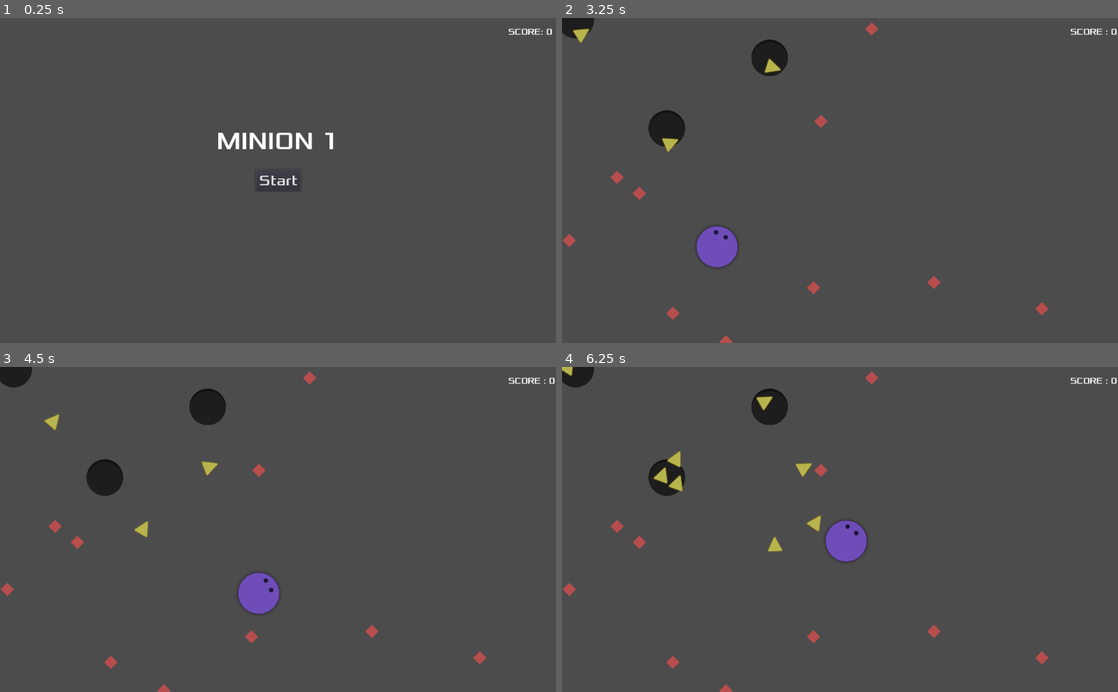
Above: before the commit, frames 1-4 (two rows, left to right).
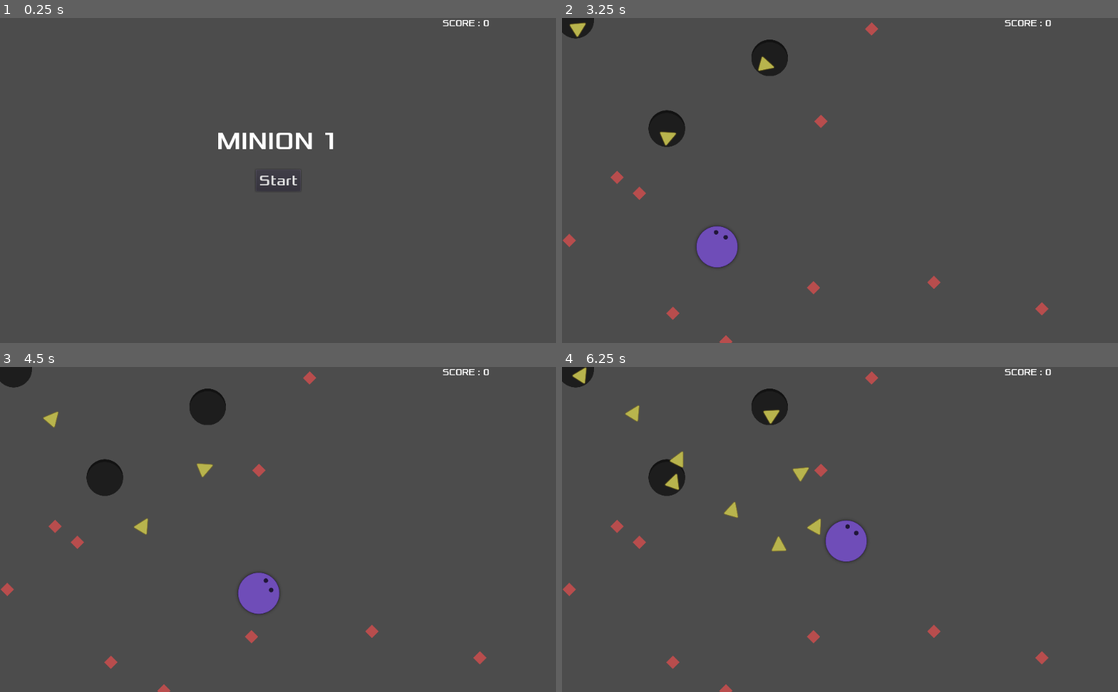
Above: after the commit, the same moments.

Repository: oxscar93/juego-godot-1
Game: Godot game, scene res://Main.tscn
Two runs of this game, one before a commit and one after it. Both use one fixed random seed, a clock stepped at 60 frames per second and the inputs below.
Inputs (mouse positions are in pixels of both pictures, inside the frame that each line leads up to):
- Up to frame 1 (0.25 s): no input
- Up to frame 2 (3.25 s): click "Start" at 0.5 s; tap Enter at 1.25, 2.75 s; move the mouse to (962, 164) at 1.27 s; press the mouse at (962, 164) at 1.28 s; tap Space (ui_select) at 1.52, 2, 2.27 s; move the mouse to (728, 196) at 2.02 s; release the mouse at (728, 196) at 2.03 s; click (728, 196) at 2.1 s; move the mouse to (895, 109) at 2.77 s; press the mouse at (895, 109) at 2.78 s
- Up to frame 3 (4.5 s): move the mouse to (250, 594) at 3.52 s; release the mouse at (250, 594) at 3.53 s; click (250, 594) at 3.6 s; tap Space (ui_select) at 3.77 s; move the mouse to (444, 578) at 4.27 s; press the mouse at (444, 578) at 4.28 s
- Up to frame 4 (6.25 s): tap Space (ui_select) at 4.52, 5.27 s; move the mouse to (673, 480) at 5.02 s; release the mouse at (673, 480) at 5.03 s; click (673, 480) at 5.1 s; move the mouse to (867, 529) at 5.77 s; press the mouse at (867, 529) at 5.78 s

The runs differ from the first frame. In frame 1, 0.2% of the frame differs, in the area x 79-100%, y 0-6%; in frame 2, 0.5%; in frame 3, 0.4%; in frame 4, 1.0%, in the area x 0-100%, y 0-57%.

Commit message:
ajustes y refactors

Diff:
--- a/Circle.gd
+++ b/Circle.gd
@@ -1,4 +1,4 @@
-extends KinematicBody2D
+extends Area2D
 
 signal onPlayerDefeated
 
@@ -34,9 +34,10 @@
 	velocity.rotated(rotation)
 
 	if (target - position).length() > 5 and currentState == State.NORMAL:
-		move_and_slide(velocity)
+		position += velocity * delta
 	elif (currentState == State.DASH):
-		move_and_slide((target - position).normalized() * speed * 3)
+		position += (target - position).normalized() * speed * 3 * delta
+
 
 func kill():
 	emit_signal('onPlayerDefeated')
--- a/Circle.tscn
+++ b/Circle.tscn
@@ -5,7 +5,7 @@
 
 [sub_resource type="RectangleShape2D" id=1]
 
-[node name="Circle" type="KinematicBody2D"]
+[node name="Circle" type="Area2D"]
 script = ExtResource( 2 )
 
 [node name="Sprite" type="Sprite" parent="."]
--- a/Diamond.gd
+++ b/Diamond.gd
@@ -1,5 +1,6 @@
 extends Area2D
 
+const PLAYER = "Circle"
 signal onDiamondRecolected
 
 # Called when the node enters the scene tree for the first time.
@@ -7,8 +8,8 @@
 	pass # Replace with function body.
 
 
-func _on_Diamond_body_entered(body):
-	if (body.get_name() == "Circle"):
+func _on_Diamond_area_entered(area):
+	if (area.get_name() == PLAYER):
 		queue_free()
 		$CollisionShape2D.set_deferred("disabled", true)
 
--- a/Diamond.tscn
+++ b/Diamond.tscn
@@ -25,4 +25,4 @@
 __meta__ = {
 "_edit_group_": true
 }
-[connection signal="body_entered" from="." to="." method="_on_Diamond_body_entered"]
+[connection signal="area_entered" from="." to="." method="_on_Diamond_area_entered"]
--- a/HUD.tscn
+++ b/HUD.tscn
@@ -20,13 +20,11 @@
 [node name="Score" type="Label" parent="."]
 anchor_left = 1.0
 anchor_right = 1.0
-margin_left = -88.0
-margin_top = 16.0
-margin_right = -19.0
-margin_bottom = 30.0
+margin_left = -209.0
+margin_bottom = 20.0
 rect_scale = Vector2( 1, 0.994643 )
 custom_fonts/font = SubResource( 1 )
-text = "Score: 0"
+text = "Score : 0"
 uppercase = true
 __meta__ = {
 "_edit_use_anchors_": false
--- a/Hole.gd
+++ b/Hole.gd
@@ -7,7 +7,7 @@
 
 func createTriangle():
 	var player = get_parent().get_node("Circle")
-	var triangle:KinematicBody2D = triangle_template.instance()
+	var triangle = triangle_template.instance()
 
 	triangle.global_position = $Sprite/SpritePosition.global_position
 	triangle.setPlayer(player)
--- a/Triangle.gd
+++ b/Triangle.gd
@@ -1,38 +1,44 @@
-extends KinematicBody2D
+extends Area2D
 
-signal onPlayerDefeated
+const PLAYER = "Circle"
 
-var speed = 75
+var speed = 100
+var acceleration = 0.8
 var currentPlayer = null
+var velocity = Vector2()
+var playerPosition = Vector2()
+
 # Called when the node enters the scene tree for the first time.
 func _ready():
 	hide()
-	$TriangleLifetime.start(rand_range(4, 6)) # Replace with function body.
+	$TriangleLifetime.start(rand_range(4, 6))
 
 # Called every frame. 'delta' is the elapsed time since the previous frame.
 func _process(delta):
 	if (currentPlayer == null):
 		return
 
-	var playerPosition = currentPlayer.position
 	if (playerPosition != null):
-		var velocity = (playerPosition - position).normalized() * speed
+		var newSpeed = speed
+
+		if (playerPosition.y != currentPlayer.position.y and playerPosition.x != currentPlayer.position.x):
+			 newSpeed = speed * acceleration
+
+		playerPosition = currentPlayer.position
+		velocity = (playerPosition - position).normalized() * newSpeed
 
 		look_at(playerPosition)
-		if (playerPosition).length() > 5:
-			show()
-			move_and_slide(velocity)
-			_handleCollision()
+		show()
+
+func _physics_process(delta):
+	position += velocity * delta
 
 func setPlayer(player):
 	currentPlayer = player
 
-func _handleCollision():
-	for i in get_slide_count():
-		var collision = get_slide_collision(i)
-
-		if (collision.collider.name == "Circle"):
-			collision.collider.kill()
-
 func _on_TriangleLifetime_timeout():
 	queue_free() # Replace with function body.
+
+func _on_Triangle_area_entered(area):
+	if (area.get_name() == PLAYER):
+		area.kill()
--- a/Triangle.tscn
+++ b/Triangle.tscn
@@ -5,7 +5,7 @@
 
 [sub_resource type="RectangleShape2D" id=1]
 
-[node name="Triangle" type="KinematicBody2D" groups=[
+[node name="Triangle" type="Area2D" groups=[
 "triangles",
 ]]
 script = ExtResource( 2 )
@@ -19,4 +19,5 @@
 
 [node name="TriangleLifetime" type="Timer" parent="."]
 wait_time = 3.0
+[connection signal="area_entered" from="." to="." method="_on_Triangle_area_entered"]
 [connection signal="timeout" from="TriangleLifetime" to="." method="_on_TriangleLifetime_timeout"]
